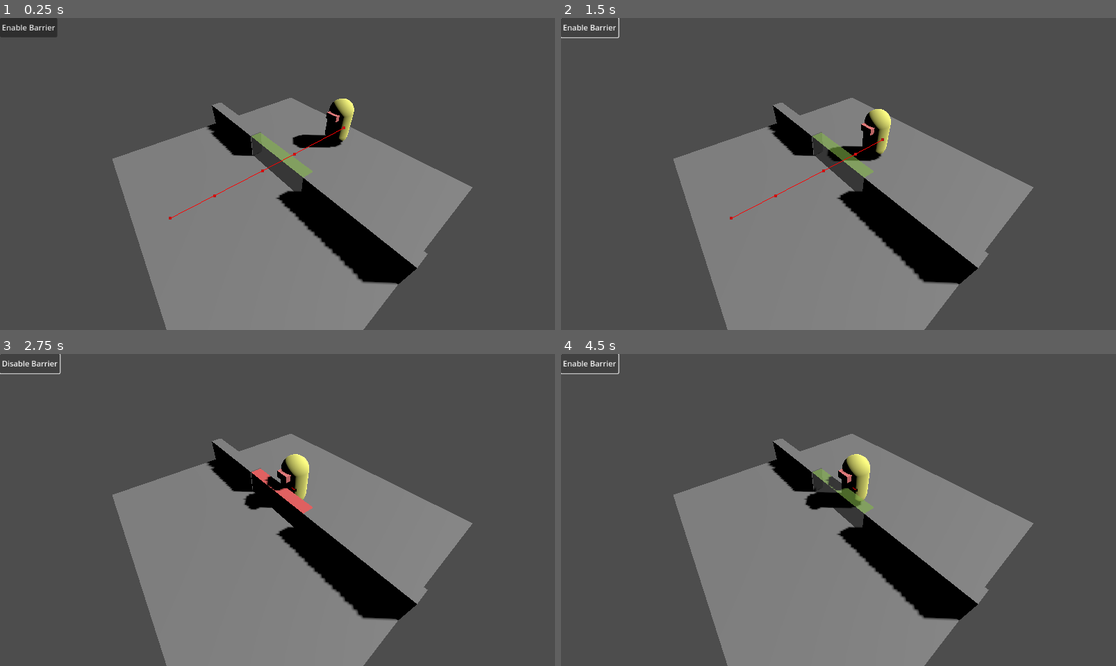
Above: before the commit, frames 1-4 (two rows, left to right).
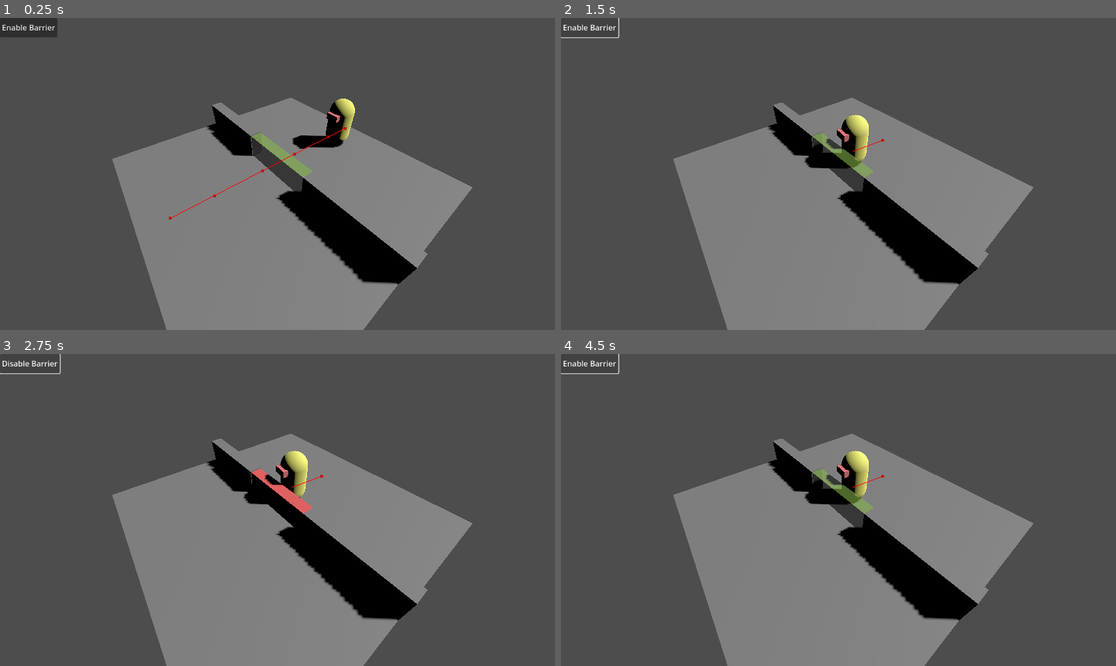
Above: after the commit, the same moments.

Repository: wjagodfrey/godot_4_2_beta1_navigation_link_toggle
Game: Godot game, scene res://main.tscn
Same seed, same stepped clock (60 frames per second), same inputs: the game is played once before the commit and once after it.
Inputs:
- Up to frame 1 (0.25 s): no input
- Up to frame 2 (1.5 s): click "Enable Barrier" at 0.5 s; click "Disable Barrier" at 1.25 s
- Up to frame 3 (2.75 s): click "Enable Barrier" at 2 s
- Up to frame 4 (4.5 s): click "Disable Barrier" at 2.75 s; click "Enable Barrier" at 3.5 s; click "Disable Barrier" at 4.25 s

The runs differ from the first frame. In frame 1, 0.1% of the frame differs, in the area x 52-64%, y 25-44%; in frame 2, 1.6%, in the area x 30-60%, y 29-65%; in frame 3, 0.4%; in frame 4, 0.6%.

Commit message:
feat: Allow Agent to move until end of available path if target unreachable.

Diff:
--- a/Agent.gd
+++ b/Agent.gd
@@ -40,7 +40,10 @@
 
 	update_target()
 
-	if not nav_agent.is_target_reachable():
+	if (
+		!nav_agent.is_target_reachable()
+		and abs(nav_agent.get_final_position().x - global_position.x) < EPSILON
+	):
 		return
 
 	var target_pos_global = nav_agent.get_next_path_position()
